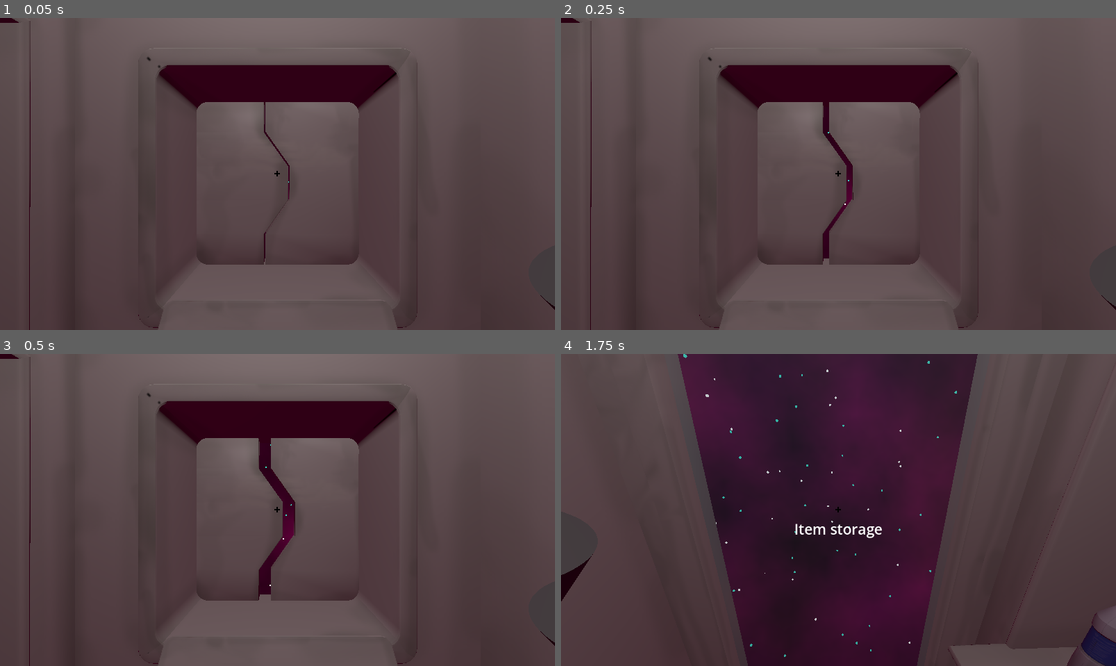
Above: before the commit, frames 1-4 (two rows, left to right).
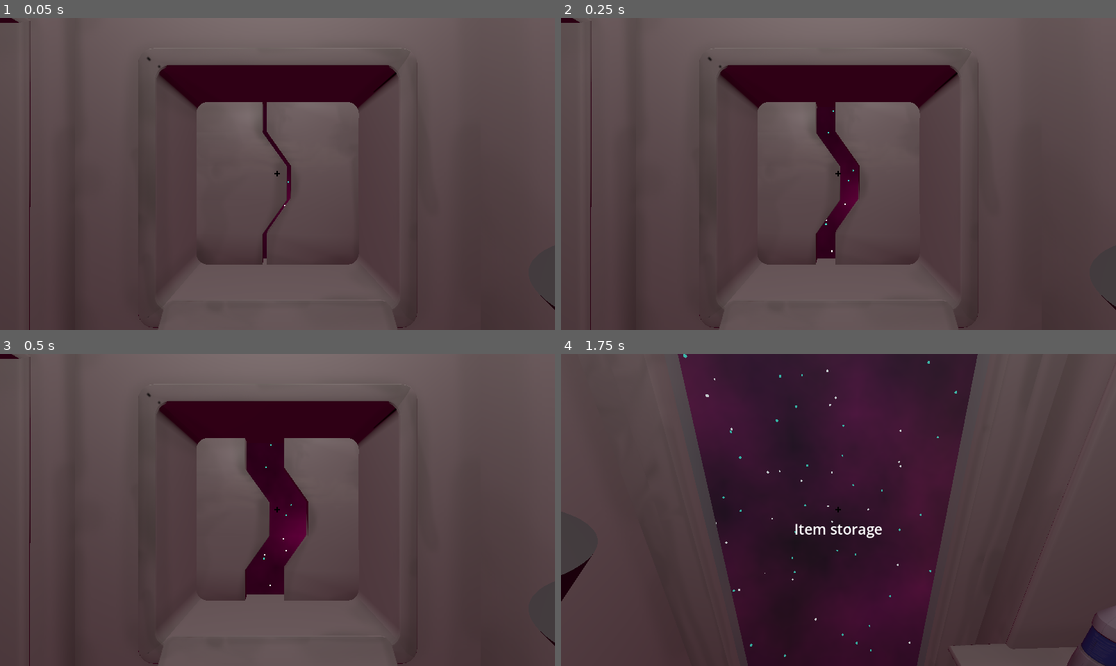
Above: after the commit, the same moments.

Repository: kettle-game-studio/unlimited-space-shawarma
Game: Godot game, scene res://assets/scenes/main_scene.tscn
Two runs of this game, one before a commit and one after it. Both use one fixed random seed, a clock stepped at 60 frames per second and the inputs below.
Inputs (mouse positions are in pixels of both pictures, inside the frame that each line leads up to):
- Up to frame 1 (0.05 s): no input
- Up to frame 2 (0.25 s): no input
- Up to frame 3 (0.5 s): no input
- Up to frame 4 (1.75 s): move the mouse to (960, 494) at 0.52 s; click (960, 494) at 0.6 s; move the mouse to (810, 510) at 1.27 s; click (810, 510) at 1.35 s

The runs differ from the first frame. In frame 1, 0.3% of the frame differs, in the area x 47-53%, y 26-80%; in frame 2, 1.3%; in frame 3, 2.5%, in the area x 44-56%, y 26-80%; in frame 4, nothing differs.

Commit message:
Add trading

Diff:
--- a/assets/prefabs/machines/trading_machine.tscn
+++ b/assets/prefabs/machines/trading_machine.tscn
@@ -1,10 +1,22 @@
-[gd_scene load_steps=9 format=3 uid="uid://1q8gbhk1j3hb"]
+[gd_scene load_steps=17 format=3 uid="uid://1q8gbhk1j3hb"]
 
 [ext_resource type="PackedScene" uid="uid://c3ehlp87pmern" path="res://assets/prefabs/room_parts/computer.tscn" id="1_nfvgk"]
 [ext_resource type="Script" path="res://assets/scripts/trading_machine.gd" id="1_txblf"]
 [ext_resource type="Script" path="res://assets/scripts/progress_sprite.gd" id="2_1b5p7"]
+[ext_resource type="Resource" uid="uid://ck8j083r5u238" path="res://assets/recipes/trading_multifruit_to_multifruit_tree.tres" id="2_i4glr"]
 [ext_resource type="PackedScene" uid="uid://7jyaboql1xq3" path="res://assets/prefabs/machines/item_in_machine.tscn" id="2_mjjsg"]
 [ext_resource type="PackedScene" uid="uid://dnaih8vb3a38r" path="res://assets/prefabs/machines/computer_ui.tscn" id="3_h5j21"]
+[ext_resource type="PackedScene" uid="uid://dvile3d2hrk8m" path="res://assets/prefabs/room_parts/button_1.tscn" id="5_h47gx"]
+[ext_resource type="PackedScene" uid="uid://cm6ni63ele7h2" path="res://assets/prefabs/room_parts/button_2.tscn" id="6_4bk54"]
+[ext_resource type="Script" path="res://assets/scripts/cancel_hint_script.gd" id="6_ig7vi"]
+[ext_resource type="Script" path="res://assets/scripts/activator.gd" id="6_wdhbo"]
+[ext_resource type="Script" path="res://assets/scripts/ok_hint_script.gd" id="8_h0pg8"]
+
+[sub_resource type="BoxShape3D" id="BoxShape3D_lvntd"]
+size = Vector3(0.868266, 0.426219, 0.0787497)
+
+[sub_resource type="BoxShape3D" id="BoxShape3D_74mcu"]
+size = Vector3(0.868266, 0.426219, 0.0787497)
 
 [sub_resource type="CylinderShape3D" id="CylinderShape3D_3cj6d"]
 height = 1.92765
@@ -21,6 +33,9 @@
 [node name="Trading" type="Node3D" node_paths=PackedStringArray("slots")]
 script = ExtResource("1_txblf")
 slots = [NodePath("Table/ItemInMachine"), NodePath("Table/ItemInMachine2"), NodePath("Table/ItemInMachine3")]
+recipes = Array[Resource("res://assets/scripts/recipe.gd")]([ExtResource("2_i4glr")])
+hide_offset = Vector3(0, 0, -10)
+seconds_to_trade = 1.0
 
 [node name="Computer" parent="." instance=ExtResource("1_nfvgk")]
 transform = Transform3D(-1, 8.74228e-08, 0, -8.74228e-08, -1, 0, 0, 0, 1, 0, 0, 0)
@@ -33,6 +48,28 @@
 size = Vector2i(850, 512)
 
 [node name="ComputerUI" parent="Computer/Sprite3D/SubViewport" instance=ExtResource("3_h5j21")]
+
+[node name="CancelButton" parent="Computer" instance=ExtResource("5_h47gx")]
+transform = Transform3D(-1, -8.74228e-08, 0, 8.74228e-08, -1, 0, 0, 0, 1, -0.7, -0.75, 0.1)
+script = ExtResource("6_ig7vi")
+
+[node name="CancelArea" type="Area3D" parent="Computer/CancelButton" node_paths=PackedStringArray("hint_source")]
+script = ExtResource("6_wdhbo")
+hint_source = NodePath("..")
+
+[node name="CollisionShape3D" type="CollisionShape3D" parent="Computer/CancelButton/CancelArea"]
+shape = SubResource("BoxShape3D_lvntd")
+
+[node name="OkButton" parent="Computer" instance=ExtResource("6_4bk54")]
+transform = Transform3D(1, 0, 0, 0, 1, 0, 0, 0, 1, 0.7, -0.75, 0.1)
+script = ExtResource("8_h0pg8")
+
+[node name="OkArea" type="Area3D" parent="Computer/OkButton" node_paths=PackedStringArray("hint_source")]
+script = ExtResource("6_wdhbo")
+hint_source = NodePath("..")
+
+[node name="CollisionShape3D" type="CollisionShape3D" parent="Computer/OkButton/OkArea"]
+shape = SubResource("BoxShape3D_74mcu")
 
 [node name="Table" type="Node3D" parent="."]
 transform = Transform3D(1, 0, 0, 0, 1, 0, 0, 0, 1, 0, 1.27674, -1.73281)
@@ -54,6 +91,9 @@
 [node name="CollisionShape3D" parent="Table/ItemInMachine3/Area3D" index="0"]
 shape = SubResource("CylinderShape3D_l7w6i")
 
+[connection signal="activated" from="Computer/CancelButton/CancelArea" to="." method="_cancel_button_activated"]
+[connection signal="activated" from="Computer/OkButton/OkArea" to="." method="_ok_button_activated"]
+
 [editable path="Table/ItemInMachine"]
 [editable path="Table/ItemInMachine2"]
 [editable path="Table/ItemInMachine3"]
--- /dev/null
+++ b/assets/recipes/trading_multifruit_to_multifruit_tree.tres
@@ -0,0 +1,9 @@
+[gd_resource type="Resource" script_class="Recipe" load_steps=3 format=3 uid="uid://ck8j083r5u238"]
+
+[ext_resource type="Script" path="res://assets/scripts/recipe.gd" id="1_e1qlc"]
+[ext_resource type="PackedScene" uid="uid://cfntpuieyiwp4" path="res://assets/prefabs/items/item_multifruit_tree.tscn" id="1_stwpw"]
+
+[resource]
+script = ExtResource("1_e1qlc")
+input = Array[String](["Multifruit"])
+output = Array[PackedScene]([ExtResource("1_stwpw")])
--- a/assets/scenes/main_scene.tscn
+++ b/assets/scenes/main_scene.tscn
@@ -36,7 +36,6 @@
 
 [node name="Door" parent="." instance=ExtResource("5_y71fp")]
 transform = Transform3D(1, 0, 0, 0, 1, 0, 0, 0, 1, 0, 0, -0.907683)
-seconsToOpen = 5.0
 
 [node name="Canvas" type="CanvasLayer" parent="."]
 
--- /dev/null
+++ b/assets/scripts/cancel_hint_script.gd
@@ -0,0 +1,4 @@
+extends Node3D
+
+func get_hint(_player: Player) -> String:
+	return "Press 'CANCEL'"
--- a/assets/scripts/item_in_machine.gd
+++ b/assets/scripts/item_in_machine.gd
@@ -23,6 +23,8 @@
 	item.connect("picked", self._item_picked)
 
 func desctory_current() -> void:
+	if !item:
+		return
 	item.disconnect("picked", self._item_picked)
 	item.queue_free()
 	item = null
--- /dev/null
+++ b/assets/scripts/ok_hint_script.gd
@@ -0,0 +1,4 @@
+extends Node3D
+
+func get_hint(_player: Player) -> String:
+	return "Press 'OK'"
--- a/assets/scripts/trading_machine.gd
+++ b/assets/scripts/trading_machine.gd
@@ -5,22 +5,96 @@
 
 @export var slots: Array[ItemInMachine]
 @export var door: DoorScript
+@export var recipes: Array[Recipe]
+@export var hide_offset: Vector3
+@export var seconds_to_trade: float = 2.0
 
 var state = State.DISABLED
 
 func _ready():
 	door.connect("is_open", _is_open)
+	door.connect("is_closed", _is_closed)
 	set_activatable(false)
-	start()
+	start_trading()
 
-func start():
+func start_trading():
 	door.open()
+
+func stop_trading():
+	door.close()
+	state = State.DISABLED
+	set_activatable(false)
 
 func _is_open():
 	print("is open")
 	state = State.CAN_TRADE
 	set_activatable(true)
 
+func _is_closed():
+	print("is closed")
+
 func set_activatable(value: bool) -> void:
 	for slot in slots:
 		slot.set_activatable(value)
+
+func _cancel_button_activated(player):
+	if state != State.CAN_TRADE:
+		return
+	stop_trading()
+
+func _ok_button_activated(player):
+	if state != State.CAN_TRADE:
+		return
+	var recipe = find_recipe(recipes)
+	if !recipe:
+		return
+
+	print(recipe.input)
+	for i in recipe.output.size():
+		replace_item(slots[i], recipe.output[i])
+
+func find_recipe(r: Array[Recipe]) -> Recipe:
+	var longest_recipe = null
+	var length = -1
+	for recipe in recipes:
+		if check_recipe(recipe) && recipe.input.size() > length:
+			longest_recipe = recipe
+	return longest_recipe
+
+func check_recipe(recipe: Recipe) -> bool:
+	for item in recipe.input:
+		if !has_enough(recipe.input, item):
+			return false
+	return true
+
+func has_enough(recipe: Array[String], item: String) -> bool:
+	var count_in_recipe = 0
+	for i in recipe:
+		if i == item:
+			count_in_recipe += 1
+
+	var count_on_table = 0
+	for s in slots:
+		if s.item && s.item.item_name == item:
+			count_on_table += 1
+
+	return count_in_recipe == count_on_table
+
+func replace_item(item: ItemInMachine, res: Resource):
+	const delta_time = 1.0 / 60.0
+	var total_time = seconds_to_trade / 2.0
+	var time = 0;
+	while time < total_time:
+		time += delta_time
+		await get_tree().create_timer(delta_time).timeout
+		var moved = time / total_time
+		item.move_delta(hide_offset * moved)
+		item.scale_item(1 - moved)
+	item.instantiate_item(res)
+	time = 0;
+	while time < total_time:
+		time += delta_time
+		await get_tree().create_timer(delta_time).timeout
+		var moved = 1 - time / total_time
+		item.move_delta(hide_offset * moved)
+		item.scale_item(1 - moved)
Not shown, added: assets/Room/Microwave.glb.import
Not shown, added: assets/Room/MicrowaveColor.png.import
Binary file added: assets/Room/Microwave_MicrowaveColor.png
Not shown, added: assets/Room/Microwave_MicrowaveColor.png.import
Not shown, added: assets/Room/MultiVegetable.glb.import
Not shown, added: assets/Room/MultiVegetableColor.png.import
Binary file added: assets/Room/MultiVegetable_MultiVegetableColor.png
Not shown, added: assets/Room/MultiVegetable_MultiVegetableColor.png.import
